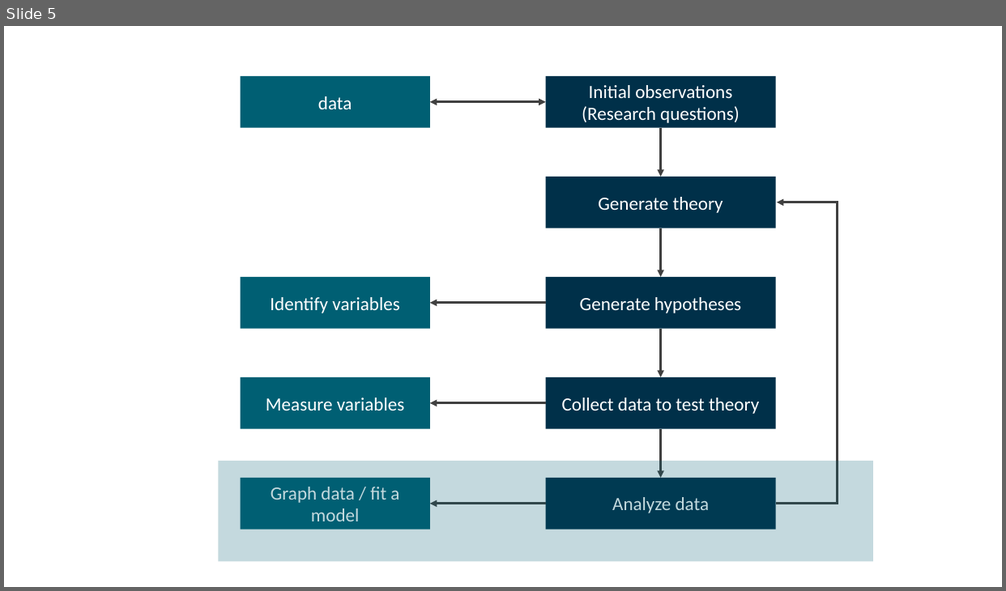
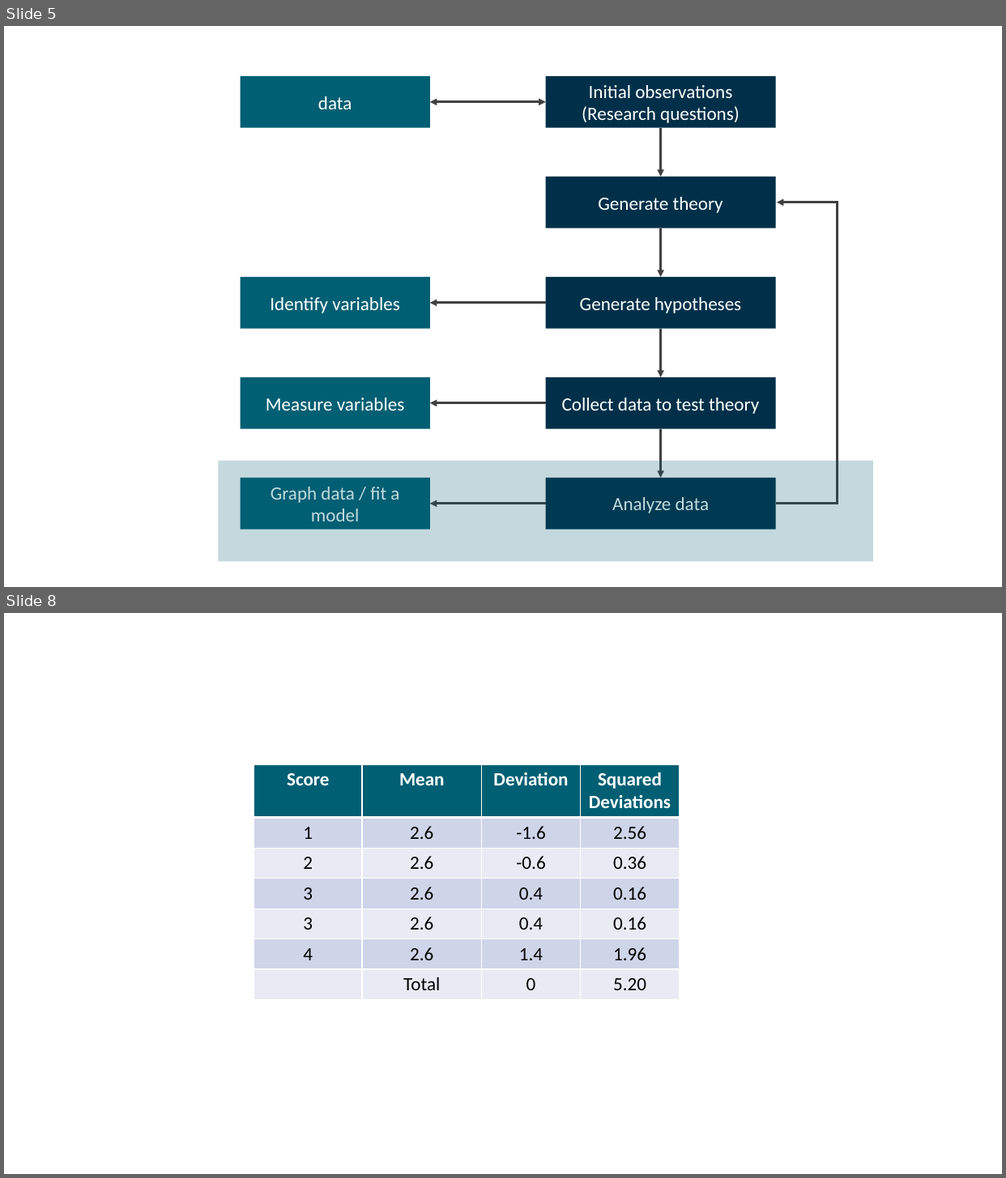
Before and after one commit to Econ-115a-Econometrics/econ115a-lectures, a slide deck: plot-diagram.pptx. Shown one above the other, each under a label of ours: slide 5 before the commit, slides 5 and 8 after it; the slides between them are not shown. The pictures are 1006x591 and 1006x1178 pixels, drawn with LibreOffice and Linux fonts; fonts in the diff are those of the drawing. Boxes give left, top, right and bottom in pixels: in the first picture for what was removed or moved away, otherwise in the second. Text is boxed around its words. In the diff, an @@ line names an element or a change of style, - is before the commit and + after.

```diff
--- a/plot-diagram.pptx
+++ b/plot-diagram.pptx
@@ slide 8 added at [4, 613, 1002, 1174], background #FFFFFF @@
@@ table added at [254, 764, 680, 999], 7 rows, 4 columns @@
+Score | Mean | Deviation | Squared Deviations
+1 | 2.6 | -1.6 | 2.56
+2 | 2.6 | -0.6 | 0.36
+3 | 2.6 | 0.4 | 0.16
+3 | 2.6 | 0.4 | 0.16
+4 | 2.6 | 1.4 | 1.96
+ | Total | 0 | 5.20
```
Also in this commit, not shown: 5 other slides added, 9 other files.
